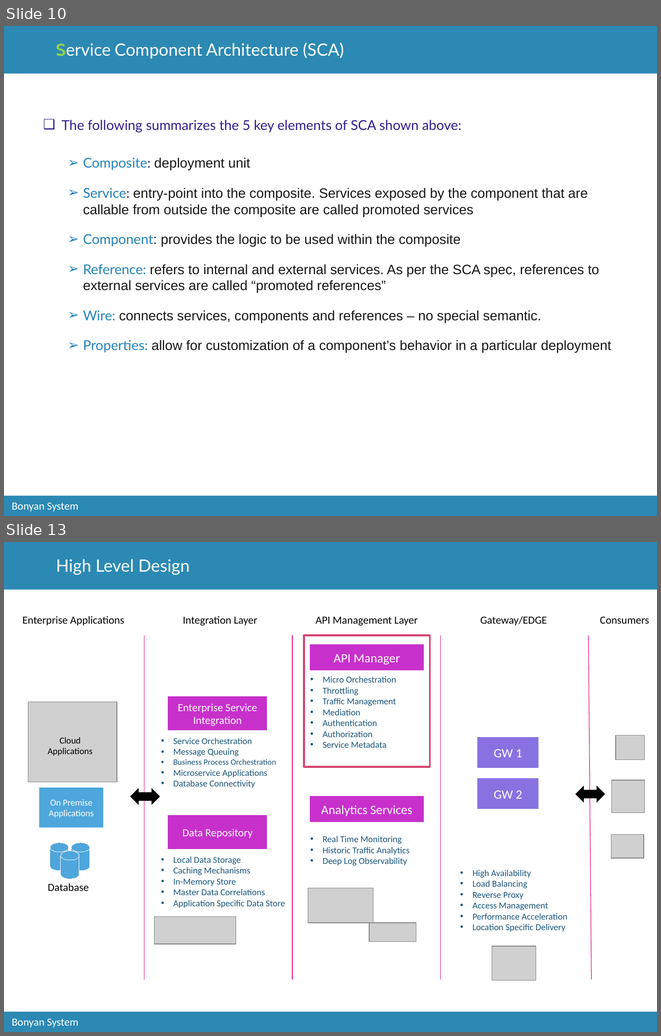
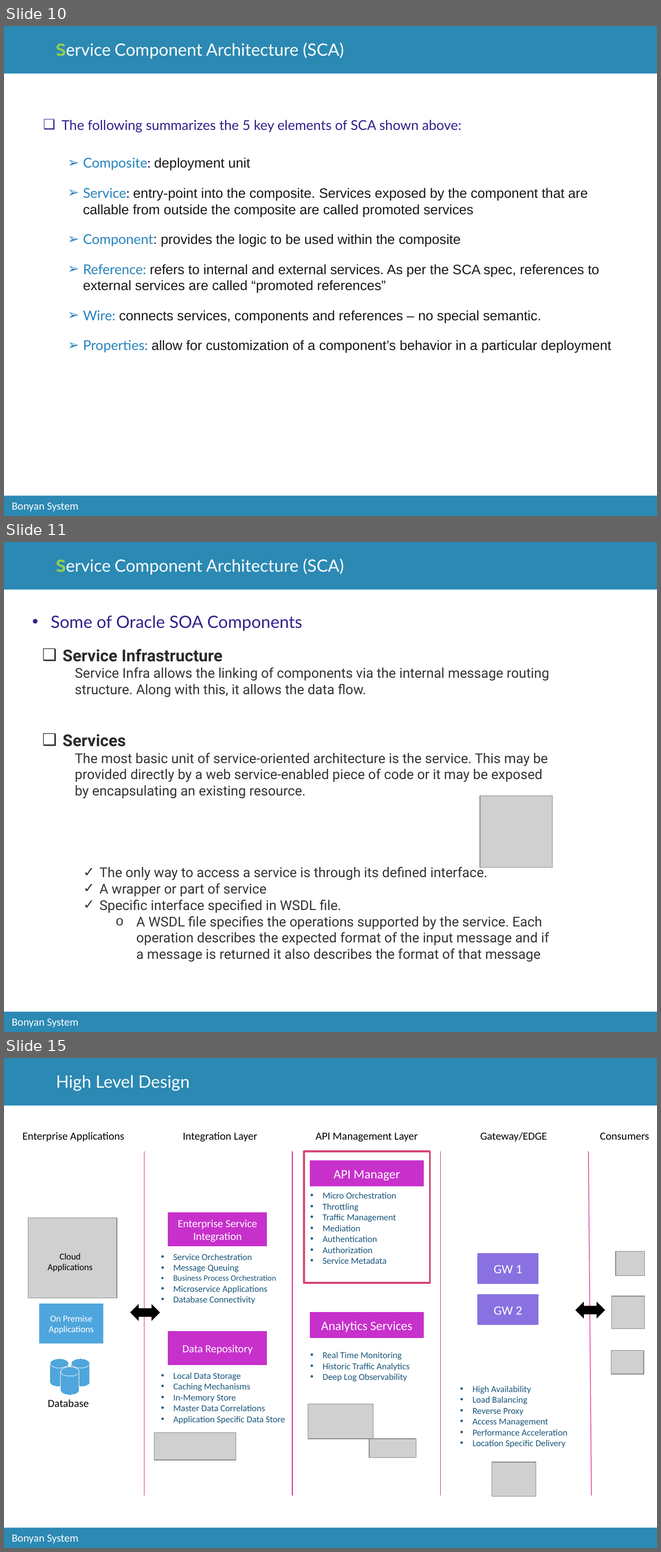
Before and after one commit to catcry/soaTraining, a slide deck: Presentation/soaTrainingPresentation.pptx. Shown one above the other, each under a label of ours: slides 10 and 13 before the commit, slides 10, 11 and 15 after it; the slides between them are not shown. The pictures are 661x1036 and 661x1552 pixels, drawn with LibreOffice and Linux fonts; fonts in the diff are those of the drawing; grey boxes stand for pictures; background and template pictures are left out. Boxes give left, top, right and bottom in pixels: in the first picture for what was removed or moved away, otherwise in the second. Text is boxed around its words. In the diff, an @@ line names an element or a change of style, - is before the commit and + after.

```diff
--- a/Presentation/soaTrainingPresentation.pptx
+++ b/Presentation/soaTrainingPresentation.pptx
@@ slide 11 added at box(4, 542, 657, 1032), background #FFFFFF; not listed: 3 template elements that a slide beside it also shows @@
@@ title added at box(56, 558, 344, 575), 18.8 pt, text #FFFFFF @@
+Service Component Architecture (SCA)
@@ text added at box(51, 615, 302, 631), 18.8 pt, text #351D8C @@
+• Some of Oracle SOA Components
@@ text added at box(63, 649, 549, 962), 15 pt, text #333333 @@
+❑ Service Infrastructure
+  Service Infra allows the linking of components via the internal message routing structure. Along with this, it allows the data flow.
+  ❑ Services
+    The most basic unit of service-oriented architecture is the service. This may be provided directly by a web service-enabled piece of code or it may be exposed by encapsulating an existing resource.
+    ✓ The only way to access a service is through its defined interface.
+    ✓ A wrapper or part of service
+    ✓ Specific interface specified in WSDL file.
+      o A WSDL file specifies the operations supported by the service. Each operation describes the expected format of the input message and if a message is returned it also describes the format of that message
@@ picture added at box(480, 795, 553, 867) @@
@@ what was slide 13 is now slide 15 @@
```
Also in this commit, not shown: 3 slides changed, 1 other slide added.
